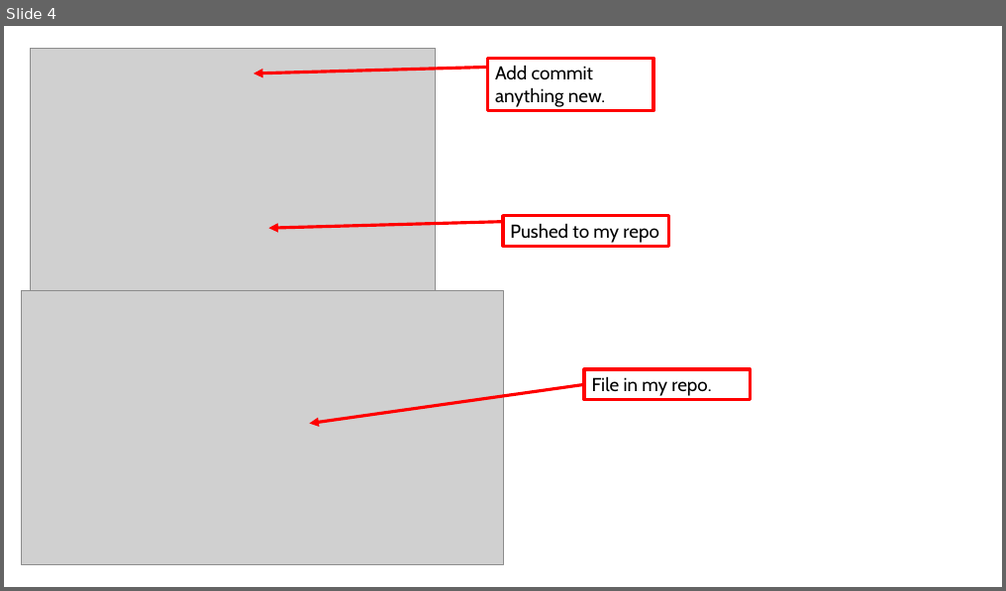
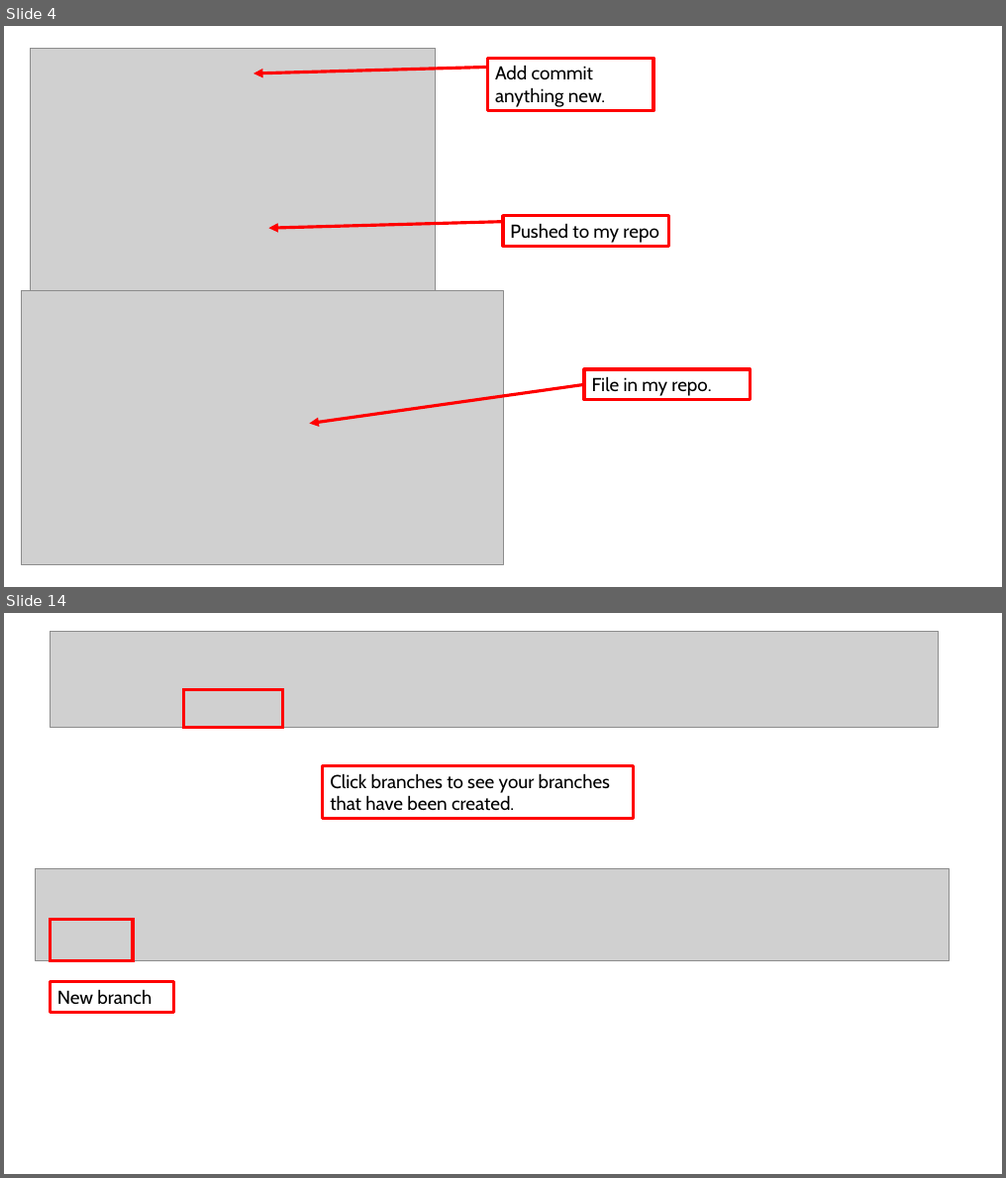
Before and after one commit to ratclst11/SDEV-143-Project, a slide deck: SDEV 143 Project PP.pptx. Shown one above the other, each under a label of ours: slide 4 before the commit, slides 4 and 14 after it; the slides between them are not shown. The pictures are 1006x591 and 1006x1178 pixels, drawn with LibreOffice and Linux fonts; fonts in the diff are those of the drawing; grey boxes stand for pictures. Boxes give left, top, right and bottom in pixels: in the first picture for what was removed or moved away, otherwise in the second. Text is boxed around its words. In the diff, an @@ line names an element or a change of style, - is before the commit and + after.

```diff
--- a/SDEV 143 Project PP.pptx
+++ b/SDEV 143 Project PP.pptx
@@ slide 14 added at (x1=4, y1=613, x2=1002, y2=1174), background #FFFFFF @@
@@ picture added at (x1=50, y1=631, x2=939, y2=728) @@
@@ rectangle added at (x1=183, y1=689, x2=282, y2=728), outline #FF0000 3 pt @@
@@ rectangle added at (x1=323, y1=765, x2=634, y2=819), outline #FF0000 3 pt, 18 pt, text #000000 @@
+Click branches to see your branches that have been created.
@@ picture added at (x1=36, y1=868, x2=949, y2=961) @@
@@ rectangle added at (x1=50, y1=920, x2=133, y2=961), outline #FF0000 3 pt @@
@@ rectangle added at (x1=50, y1=982, x2=174, y2=1012), outline #FF0000 3 pt, 18 pt, text #000000 @@
+New branch
```
Also in this commit, not shown: 28 other slides added, 5 slides removed.
